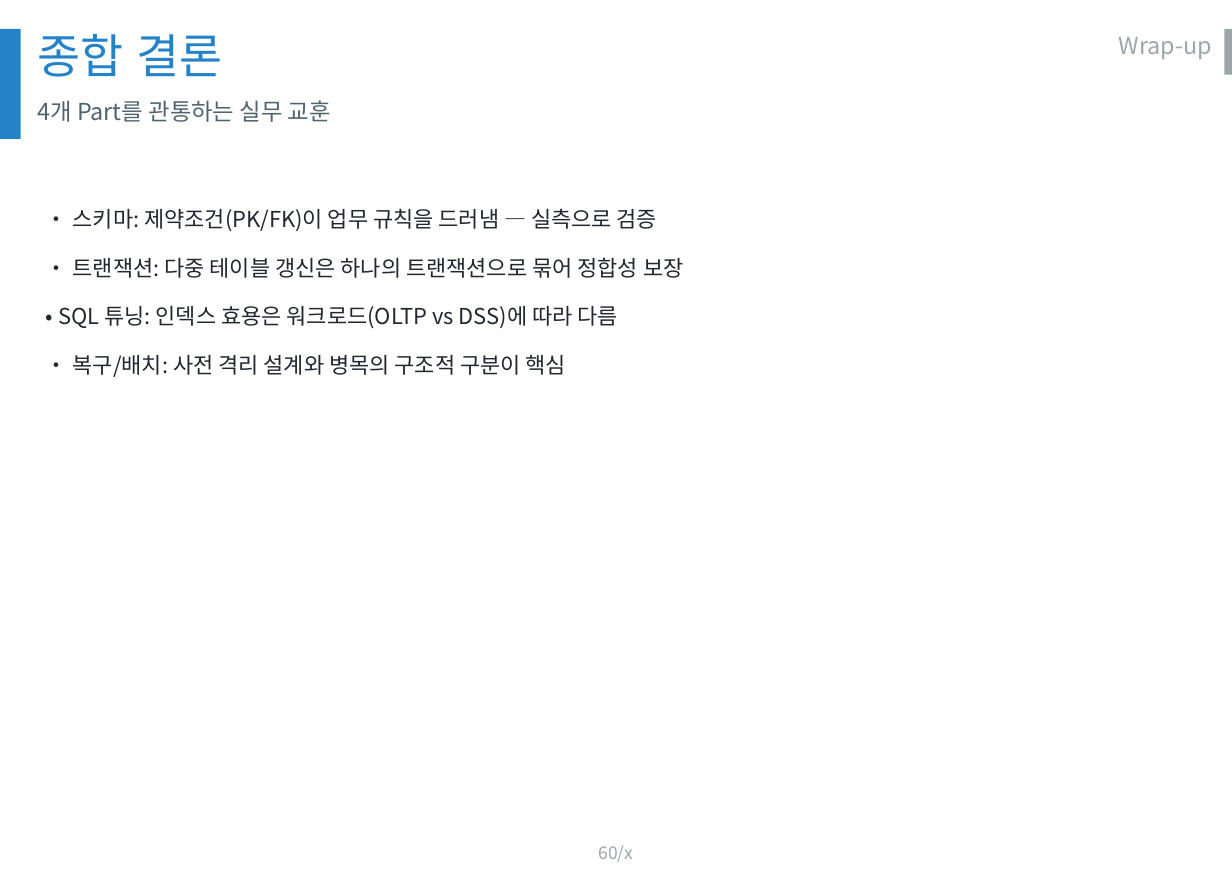
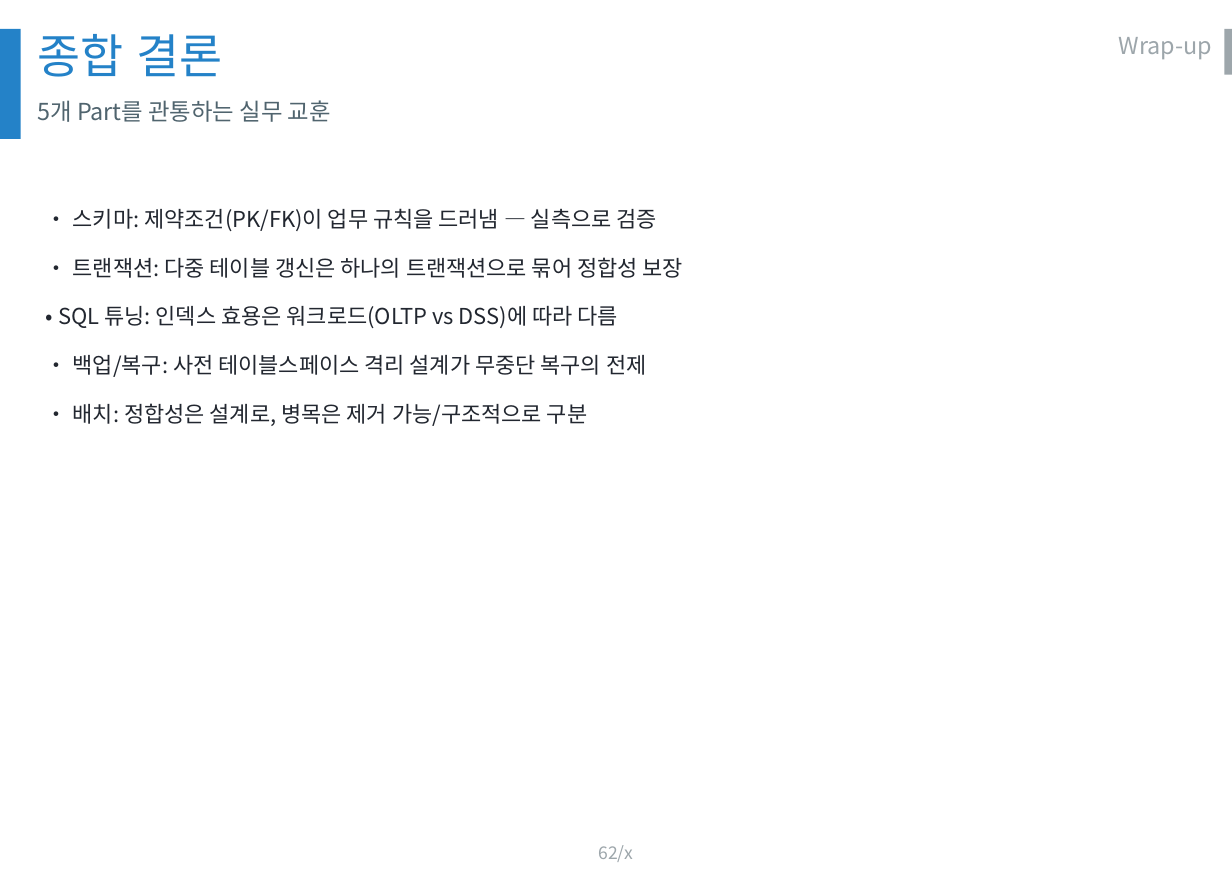
Before and after one commit to olmas70/slides, a slide deck: slide 62 of ppt/BO_DB운영_발표.pptx (slide 60 before the commit). Drawn at 1232x871 pixels with LibreOffice and Linux fonts; fonts in the diff are those of the drawing; background and template pictures are left out. Boxes give left, top, right and bottom in pixels: in the first picture for what was removed or moved away, otherwise in the second. Text is boxed around its words. In the diff, an @@ line names an element or a change of style, - is before the commit and + after.

```diff
--- a/ppt/BO_DB운영_발표.pptx
+++ b/ppt/BO_DB운영_발표.pptx
@@ text at <box>37,100,331,122</box>: text changed @@
-4개 Part를 관통하는 실무 교훈
+5개 Part를 관통하는 실무 교훈
@@ text at <box>73,355,646,426</box>: text changed @@
-• 복구/배치: 사전 격리 설계와 병목의 구조적 구분이 핵심
+• 백업/복구: 사전 테이블스페이스 격리 설계가 무중단 복구의 전제
+• 배치: 정합성은 설계로, 병목은 제거 가능/구조적으로 구분
@@ page number at <box>598,845,633,862</box>: text changed @@
-60/x
+62/x
```
Also in this commit, not shown: 5 other slides changed, 2 slides added.
